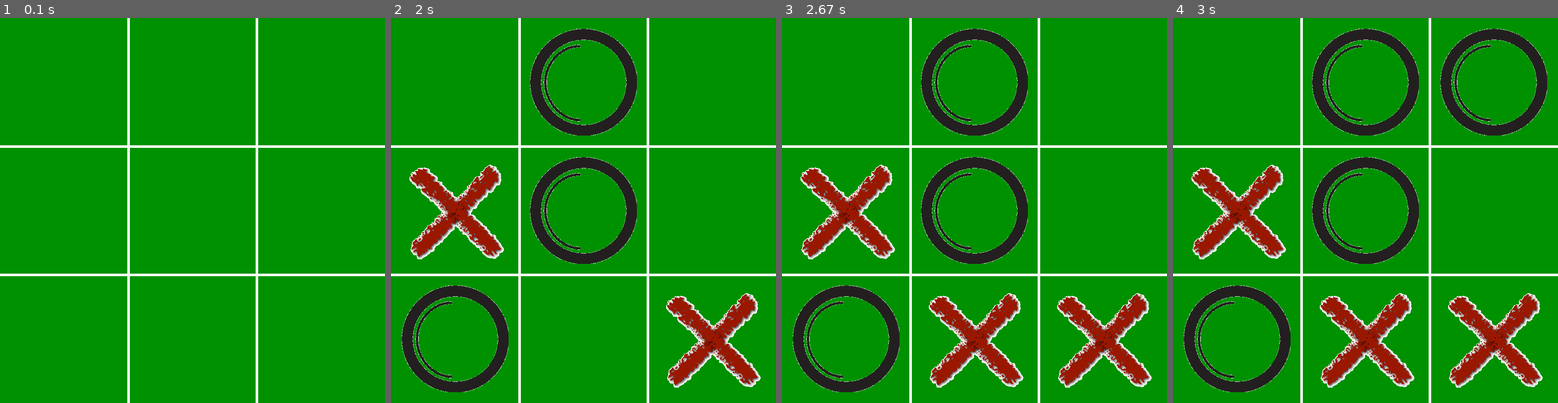
Above: before the commit, frames 1-4 (left to right).
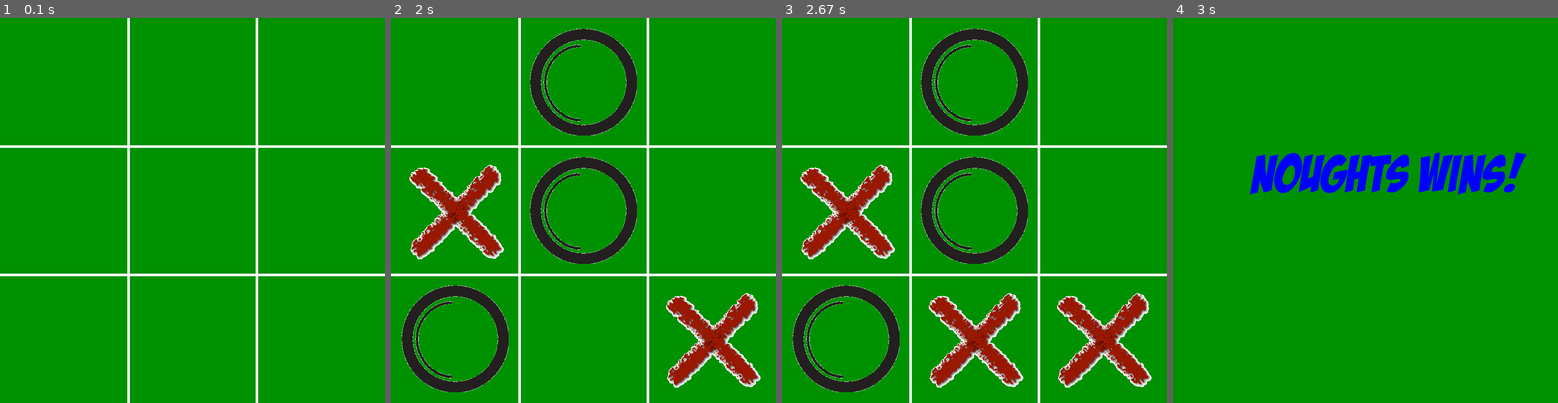
Above: after the commit, the same moments.

Repository: iAlphaRaptor/noughts-crosses-pygame
Game: pygame game, started from main.py
Two runs of this game, one before a commit and one after it. Both use one fixed random seed, a clock stepped at 60 frames per second and the inputs below.
Inputs (mouse positions are in pixels of both pictures, inside the frame that each line leads up to):
- Up to frame 1 (0.1 s): no input
- Up to frame 2 (2 s): click (583, 210) at 0.38 s; click (491, 214) at 0.72 s; click (464, 299) at 1.05 s; click (725, 345) at 1.38 s; click (591, 79) at 1.72 s
- Up to frame 3 (2.67 s): click (955, 310) at 2.05 s
- Up to frame 4 (3 s): click (1492, 83) at 2.88 s

Frames 1-3 are identical in both runs. In frame 4, 25% of the frame differs, in the area x 0-100%, y 0-100%.

Commit message:
Finish messages implemented

Diff:
--- a/main.py
+++ b/main.py
@@ -1,10 +1,13 @@
-import pygame, tile
+import pygame, tile, time
 from win_check import winCheck
 pygame.init()
 
 WHITE = (255, 255, 255)
 BLACK = (0, 0, 0)
 GREEN = (0, 145, 0)
+BLUE = (0, 0, 255)
+
+FONT = pygame.font.Font("Fonts/font.ttf", 100)
 
 SCREENWIDTH = 750
 SCREENHEIGHT = 750
@@ -14,6 +17,7 @@
 pygame.display.set_caption("Noughts and Crosses")
 
 carryOn = True
+won = False
 playing = "nought"
 move = 1
 clock = pygame.time.Clock()
@@ -42,23 +46,32 @@
                         move += 1
                         if move >= 5:
                             if winCheck(tiles.sprites(), tile.index):
-                                print("WIN")
-                        if move == 10:
-                            print("DRAW")
+                                if move % 2 == 1:
+                                    winMessage = FONT.render("Crosses Wins!", True, BLUE, None)
+                                else:
+                                    winMessage = FONT.render("Noughts Wins!", True, BLUE, None)
+                                won = True
+                            elif move == 10:
+                                winMessage = FONT.render("DRAW!", True, BLUE, None)
+                                won = True
 
     #Game Logic
     tiles.update()
 
     ## Drawing Code ##
-    # Background
-    screen.fill(GREEN)
-    pygame.draw.line(screen, WHITE, (SCREENWIDTH / 3, 0), (SCREENWIDTH / 3, SCREENHEIGHT), 5)
-    pygame.draw.line(screen, WHITE, (SCREENWIDTH * 2/3, 0), (SCREENWIDTH * 2/3, SCREENHEIGHT), 5)
-    pygame.draw.line(screen, WHITE, (0, SCREENHEIGHT / 3), (SCREENWIDTH, SCREENHEIGHT / 3), 5)
-    pygame.draw.line(screen, WHITE, (0, SCREENHEIGHT * 2/3), (SCREENWIDTH, SCREENHEIGHT * 2/3), 5)
+    if not won:
+        # Background
+        screen.fill(GREEN)
+        pygame.draw.line(screen, WHITE, (SCREENWIDTH / 3, 0), (SCREENWIDTH / 3, SCREENHEIGHT), 5)
+        pygame.draw.line(screen, WHITE, (SCREENWIDTH * 2/3, 0), (SCREENWIDTH * 2/3, SCREENHEIGHT), 5)
+        pygame.draw.line(screen, WHITE, (0, SCREENHEIGHT / 3), (SCREENWIDTH, SCREENHEIGHT / 3), 5)
+        pygame.draw.line(screen, WHITE, (0, SCREENHEIGHT * 2/3), (SCREENWIDTH, SCREENHEIGHT * 2/3), 5)
 
-    # Tiles
-    tiles.draw(screen)
+        # Tiles
+        tiles.draw(screen)
+    else:
+        screen.fill(GREEN)
+        screen.blit(winMessage, (SCREENWIDTH/5, SCREENHEIGHT/3, 0, 0))
 
     pygame.display.flip()
     clock.tick(60)
